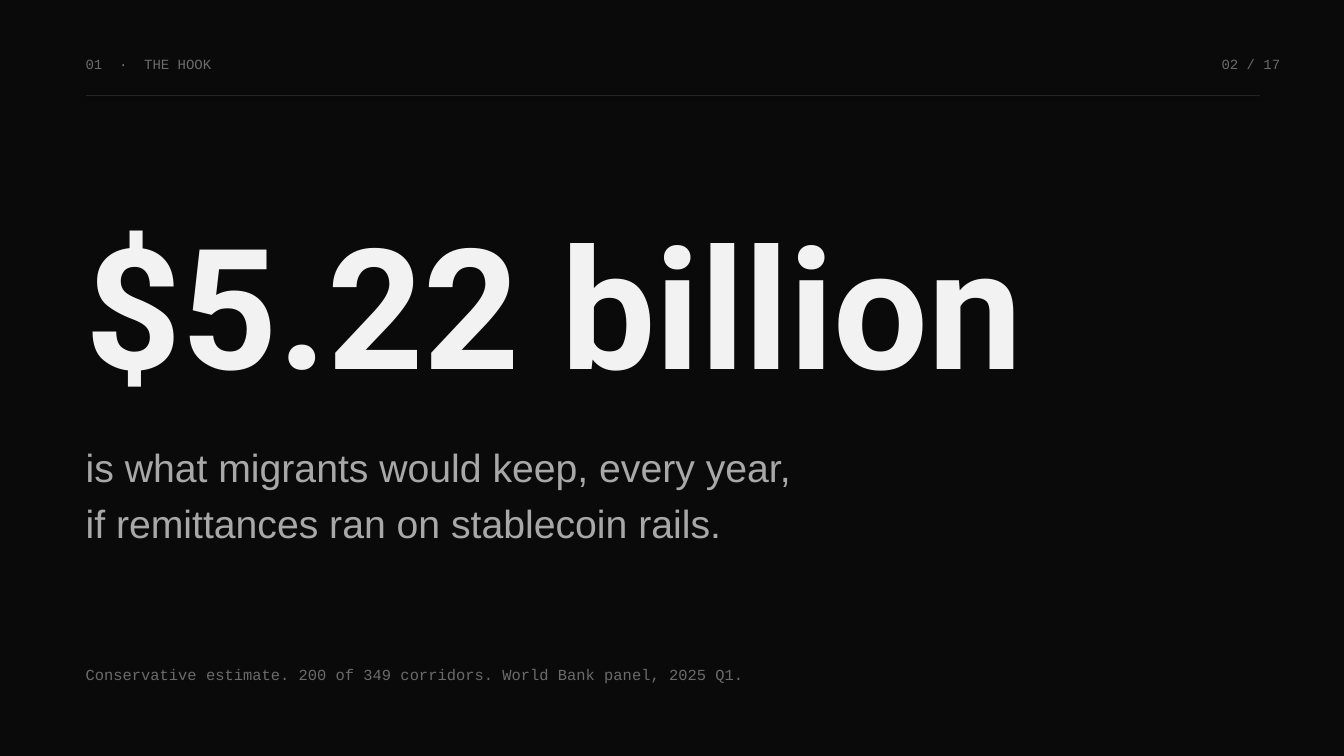
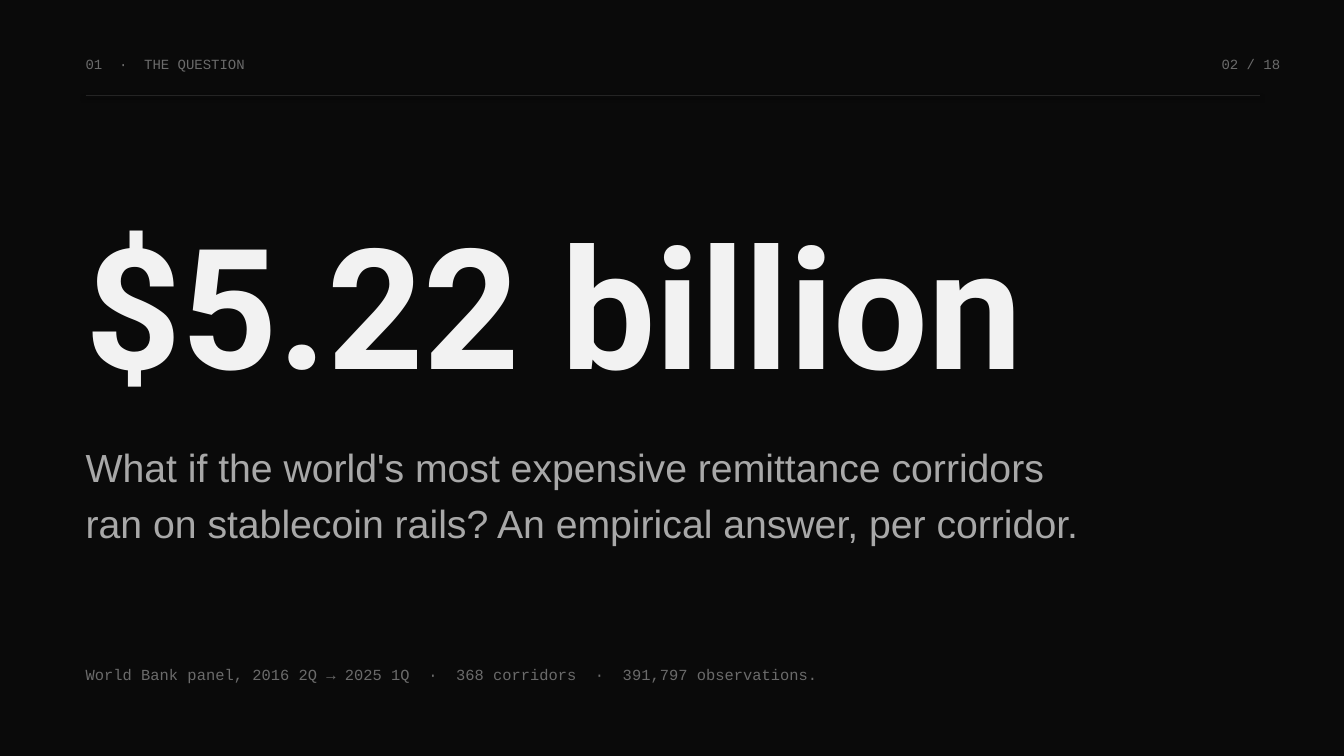
Before and after one commit to ronitdhansoia/fds, a slide deck: slide 2 of report/MigrantMoney_Presentation.pptx. Drawn at 1344x756 pixels with LibreOffice and Linux fonts; fonts in the diff are those of the drawing. Boxes give left, top, right and bottom in pixels: in the first picture for what was removed or moved away, otherwise in the second. Text is boxed around its words. In the diff, an @@ line names an element or a change of style, - is before the commit and + after.

Commit message:
feat(report): rebuild deck with FDS focus (18 slides)
Previous version read like a finance pitch. This rewrites the spine
around what the rubric actually grades: the data science workflow.

Adds three slides:
- 05 · PIPELINE — eight stages from raw RPW xlsx to static dashboard
- 06 · DATA ENGINEERING — schema sniff, melt cc1/cc2, derive fee,
       map speed actual, filter, normalize firm_type
- 15 · ROBUSTNESS — kappa sensitivity, provider stress test,
       mean vs median, assumption-flex sanity check vs BIS Bulletin 87

Drops two redundant slides:
- world map (covered by diaspora burden)
- headline synthesis (numbers already in the hook)

Reframes section overlines toward the methodology angle:
THE HOOK -> THE QUESTION, THE PROBLEM -> THE GAP. Regression slide
title changed from "Operator-class regression" to "Two-way fixed-
effects panel" to lead with the FDS technique. Subhead on the title
slide now matches the report subtitle.

Build: 18 slides, 1.0 MB.

```diff
--- a/report/MigrantMoney_Presentation.pptx
+++ b/report/MigrantMoney_Presentation.pptx
@@ text at box(86, 60, 245, 72): text changed @@
-01 · THE HOOK
+01 · THE QUESTION
@@ text at box(1222, 60, 1280, 69): text changed @@
-02 / 17
+02 / 18
@@ text at box(86, 453, 1044, 490): text changed @@
-is what migrants would keep, every year,
+What if the world's most expensive remittance corridors
@@ text at box(86, 509, 1078, 546): text changed @@
-if remittances ran on stablecoin rails.
+ran on stablecoin rails? An empirical answer, per corridor.
@@ text at box(86, 669, 817, 683): text changed @@
-Conservative estimate. 200 of 349 corridors. World Bank panel, 2025 Q1.
+World Bank panel, 2016 2Q → 2025 1Q · 368 corridors · 391,797 observations.
```
Also in this commit, not shown: 14 other slides changed, 3 slides added, 2 slides removed, 1 other file.
